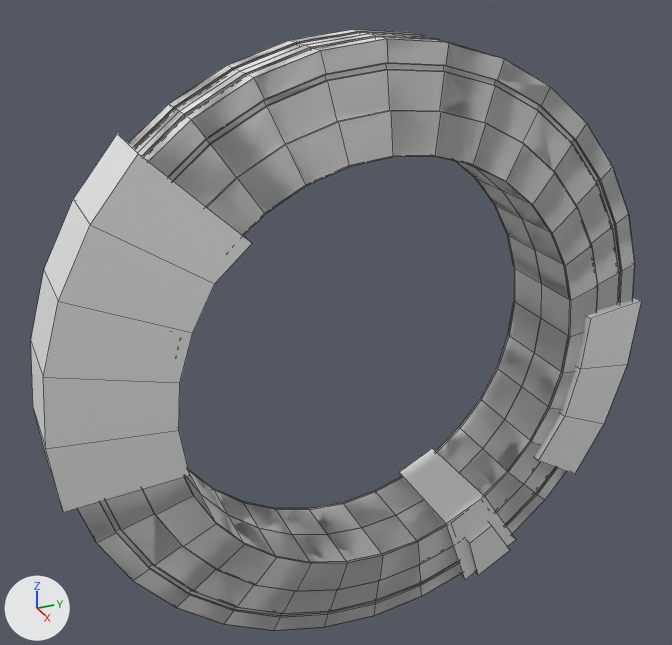
Two versions of the Blender file SpaceShip.blend, one commit apart.
One viewpoint serves both versions: a camera (50 mm lens) standing at (4.68, -2.38, 2.69) and looking at (-0.32, -0.13, 0.19). Arrows for +X, +Y and +Z are at lower left; the lights stay in place. Mesh edges are drawn as thin lines.
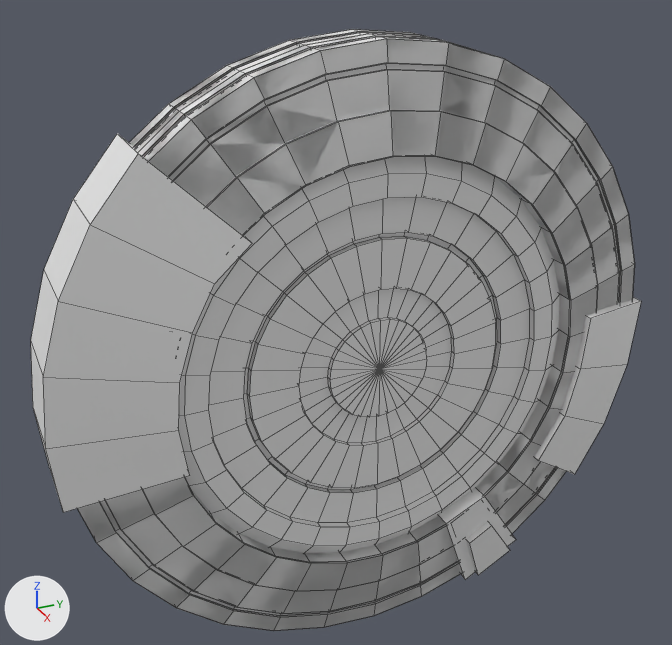
The newer file is also turned or shifted as a whole; pictures and numbers use the older file's frame.

The change, as a list of edits to the scene's bpy script:
```text
Add me_cylinder_011:
    me_cylinder_011.from_pydata(...)  # 418 vertices, 448 faces; spans x -1.0..1.0, y -1.0..1.0, z -1.0..1.44
Add ob_cylinder_005:
    ob_cylinder_005 = bpy.data.objects.new('Cylinder.005', me_cylinder_011)
    ob_cylinder_005.location = (-0.183, -0.003, -0.005)
    ob_cylinder_005.rotation_euler = (0.0, 1.571, 0.0)  # degrees (0, 90, 0)
    ob_cylinder_005.scale = (1.41, 1.41, 0.201)
```

Where the change shows, as pixel boxes (x1, y1, x2, y2) in the pictures (672 x 645 px):
'Cylinder.005', added
    after: (179, 156, 559, 553)
